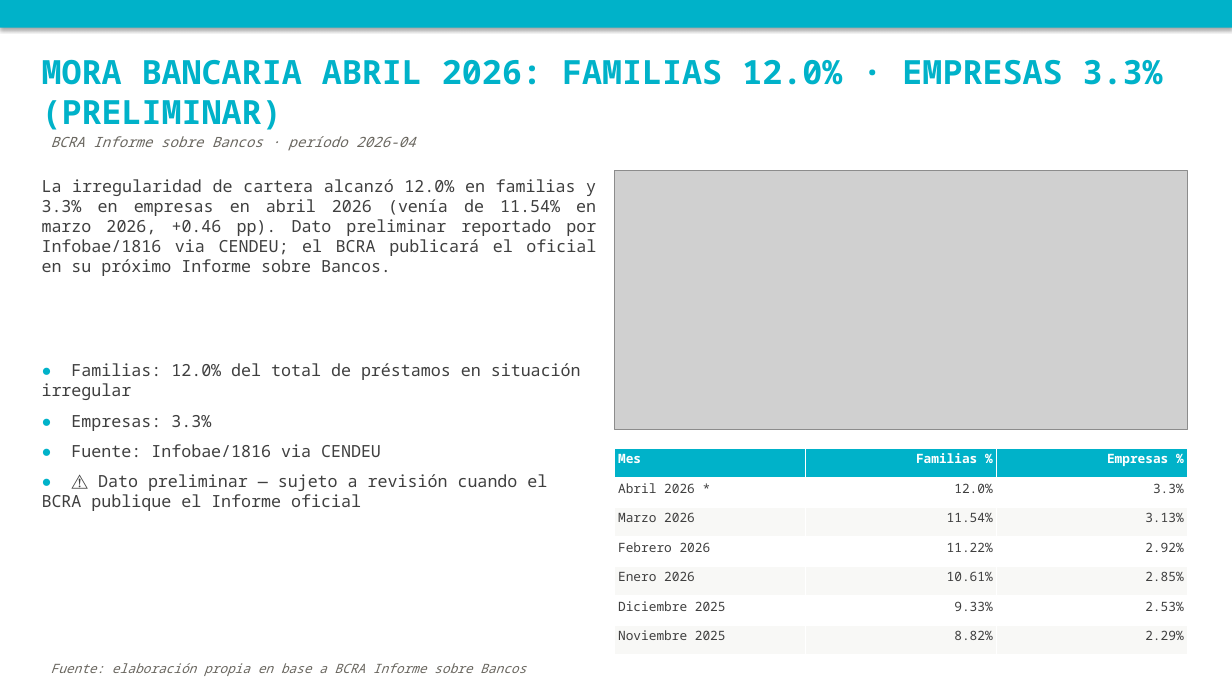
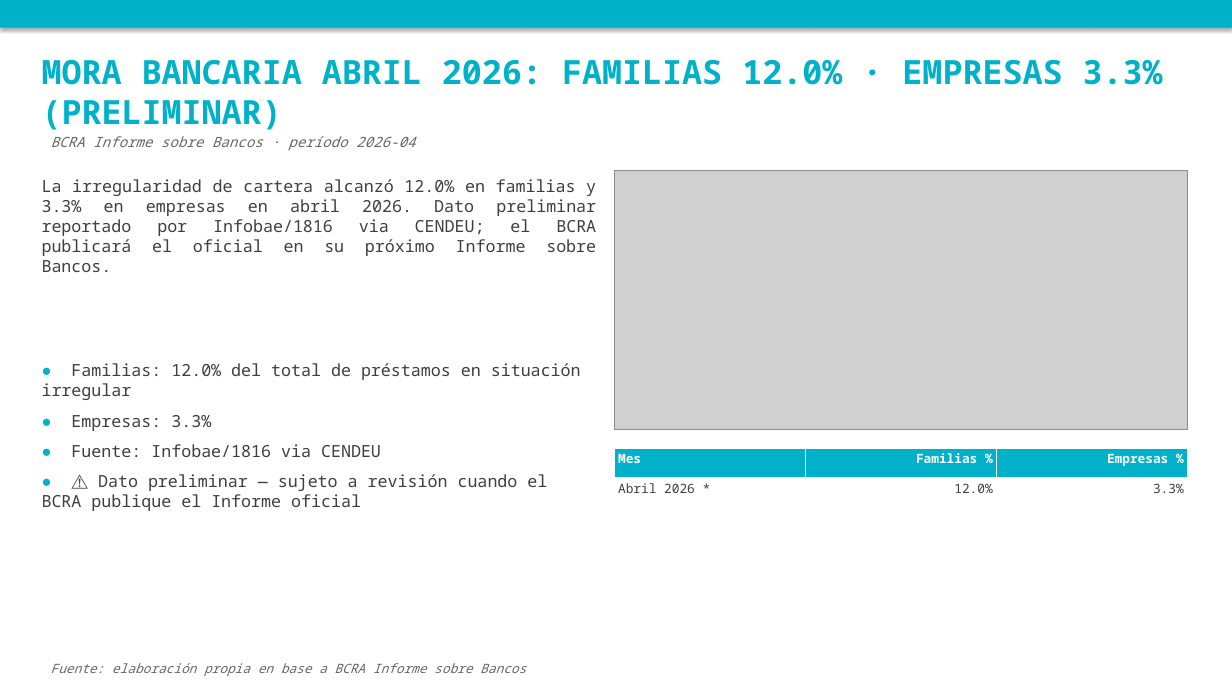
Before and after one commit to nwalovnik/boludos-ppt, a slide deck: slide 3 of publicaciones_semana.pptx. Drawn at 1232x693 pixels with LibreOffice and Linux fonts; fonts in the diff are those of the drawing; grey boxes stand for pictures. Boxes give left, top, right and bottom in pixels: in the first picture for what was removed or moved away, otherwise in the second. Text is boxed around its words. In the diff, an @@ line names an element or a change of style, - is before the commit and + after.

Commit message:
data: update 2026-06-03 ( data.json despidos.json scraper/historical_despidos.json publicaciones_semana.pptx)

```diff
--- a/publicaciones_semana.pptx
+++ b/publicaciones_semana.pptx
@@ text at [42, 179, 596, 272]: text changed @@
-La irregularidad de cartera alcanzó 12.0% en familias y 3.3% en empresas en abril 2026 (venía de 11.54% en marzo 2026, +0.46 pp). Dato preliminar reportado por Infobae/1816 via CENDEU; el BCRA publicará el oficial en su próximo Informe sobre Bancos.
+La irregularidad de cartera alcanzó 12.0% en familias y 3.3% en empresas en abril 2026. Dato preliminar reportado por Infobae/1816 via CENDEU; el BCRA publicará el oficial en su próximo Informe sobre Bancos.
@@ table at [615, 448, 1189, 507] @@
-row 3: Marzo 2026 | 11.54% | 3.13%
-row 4: Febrero 2026 | 11.22% | 2.92%
-row 5: Enero 2026 | 10.61% | 2.85%
-row 6: Diciembre 2025 | 9.33% | 2.53%
-row 7: Noviembre 2025 | 8.82% | 2.29%
```
Also in this commit, not shown: 3 other files.
